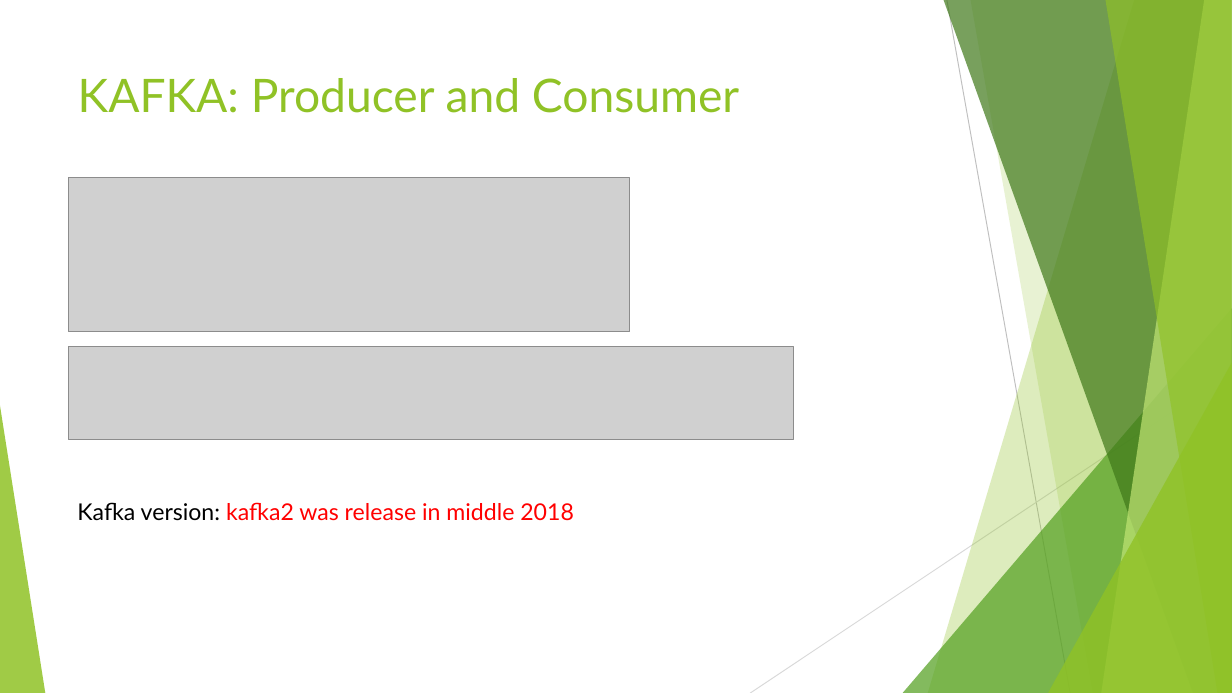
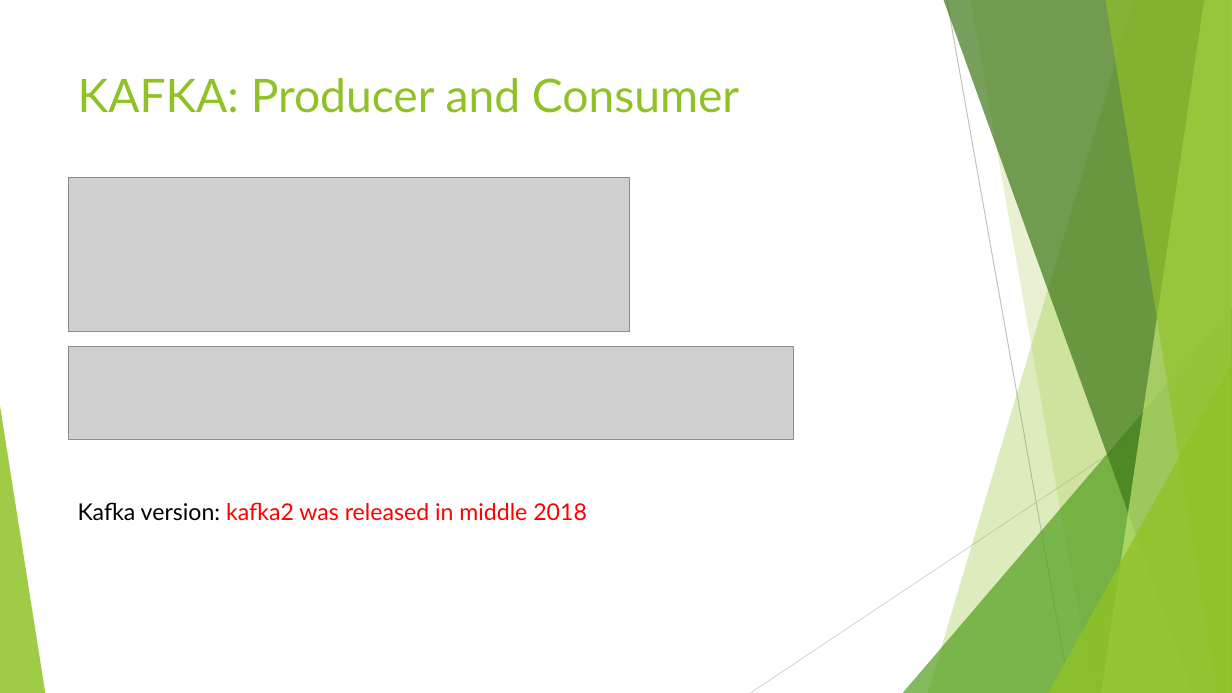
Before and after one commit to liqichen168/Course-May-2019, a slide deck: slide 12 of powerpoints/9_MicroService.pptx. Drawn at 1232x693 pixels with LibreOffice and Linux fonts; fonts in the diff are those of the drawing; grey boxes stand for pictures. Boxes give left, top, right and bottom in pixels: in the first picture for what was removed or moved away, otherwise in the second. Text is boxed around its words. In the diff, an @@ line names an element or a change of style, - is before the commit and + after.

```diff
--- a/powerpoints/9_MicroService.pptx
+++ b/powerpoints/9_MicroService.pptx
@@ text at box(78, 502, 587, 521): text changed @@
-Kafka version: kafka2 was release in middle 2018
+Kafka version: kafka2 was released in middle 2018
```
Also in this commit, not shown: 19 other files.
